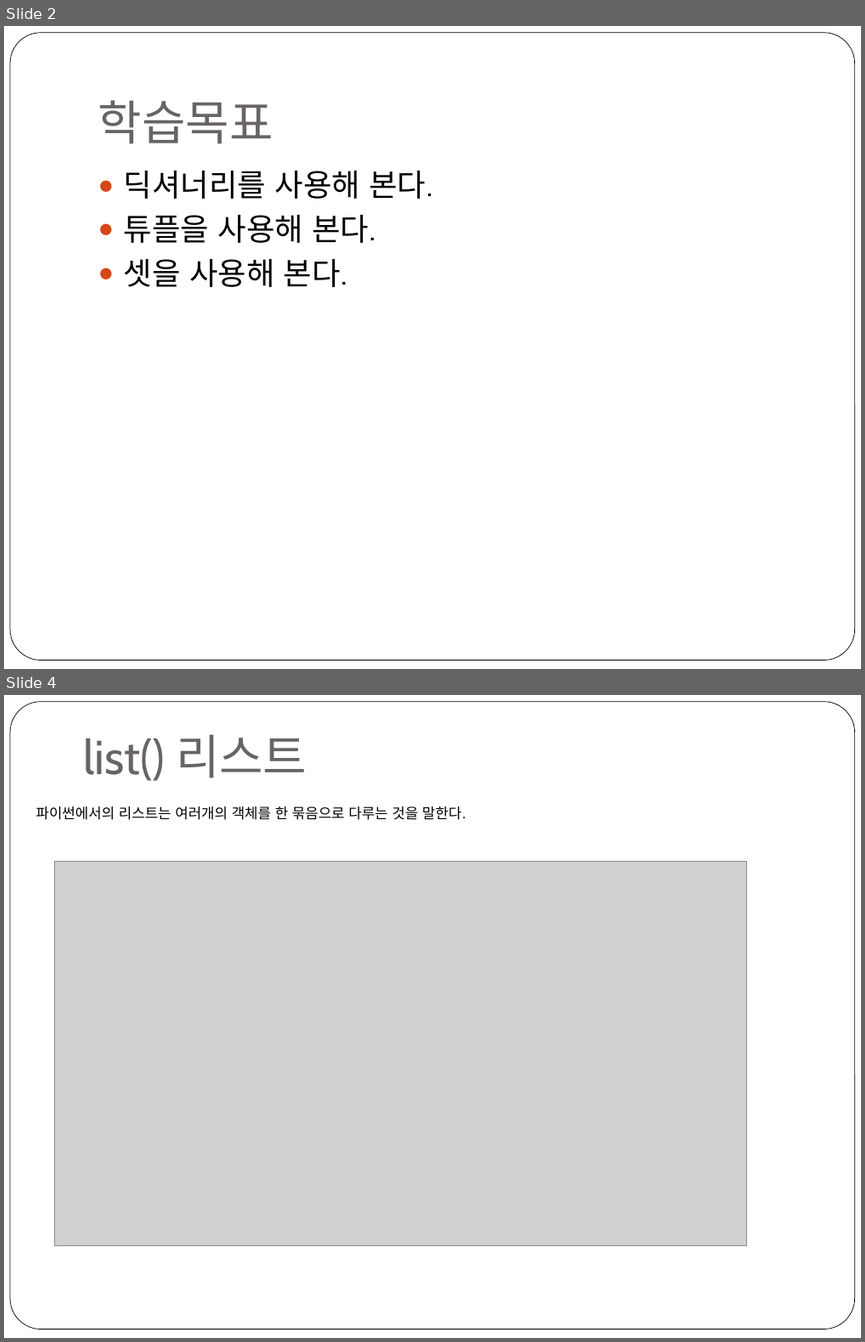
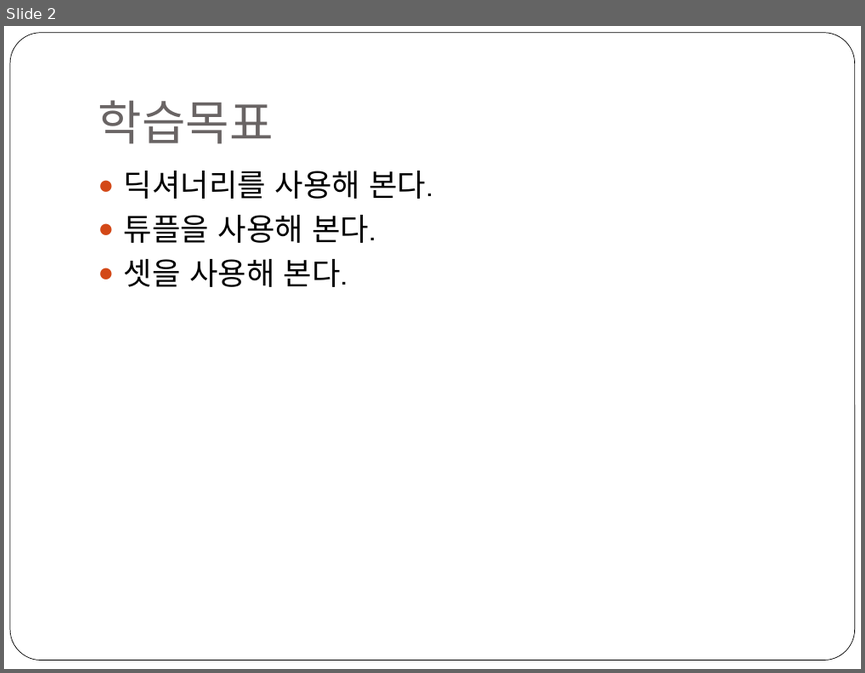
Before and after one commit to freshmea/weizman_python_class, a slide deck: textbook/파이썬2-3교시.pptx. Shown one above the other, each under a label of ours: slides 2 and 4 before the commit, slide 2 after it; the slides between them are not shown. The pictures are 865x1342 and 865x673 pixels, drawn with LibreOffice and Linux fonts; fonts in the diff are those of the drawing; grey boxes stand for pictures. Boxes give left, top, right and bottom in pixels: in the first picture for what was removed or moved away, otherwise in the second. Text is boxed around its words. In the diff, an @@ line names an element or a change of style, - is before the commit and + after.

```diff
--- a/textbook/파이썬2-3교시.pptx
+++ b/textbook/파이썬2-3교시.pptx
@@ slide 4 removed at <box>4,695,861,1338</box>, background #FFFFFF; not listed: 1 template element that a slide beside it also shows @@
@@ title removed at <box>83,734,307,781</box> @@
-list() 리스트
@@ text removed at <box>36,806,466,820</box> @@
-파이썬에서의 리스트는 여러개의 객체를 한 묶음으로 다루는 것을 말한다.
@@ picture removed at <box>54,862,747,1246</box> @@
```
Also in this commit, not shown: 2 slides changed, 1 slide added, 1 other file.
